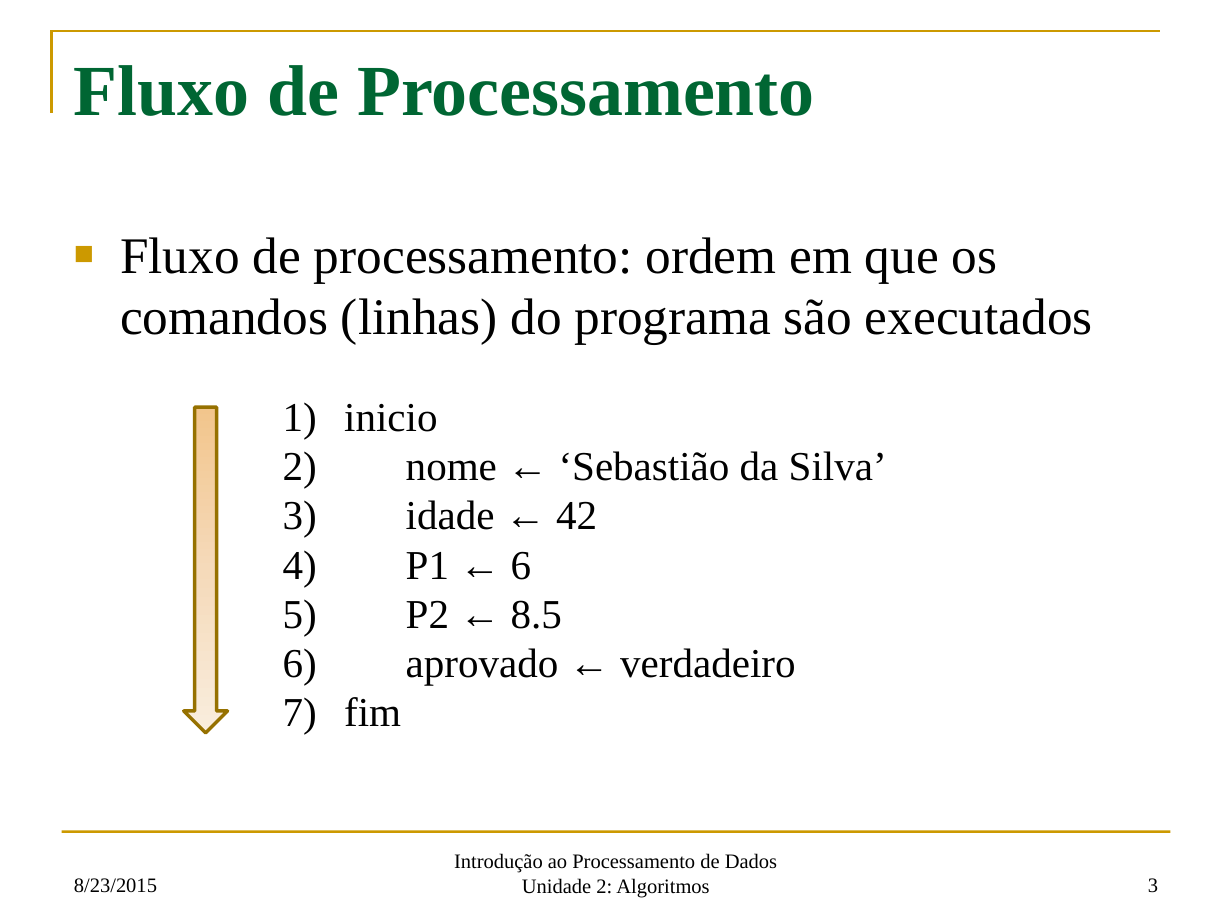
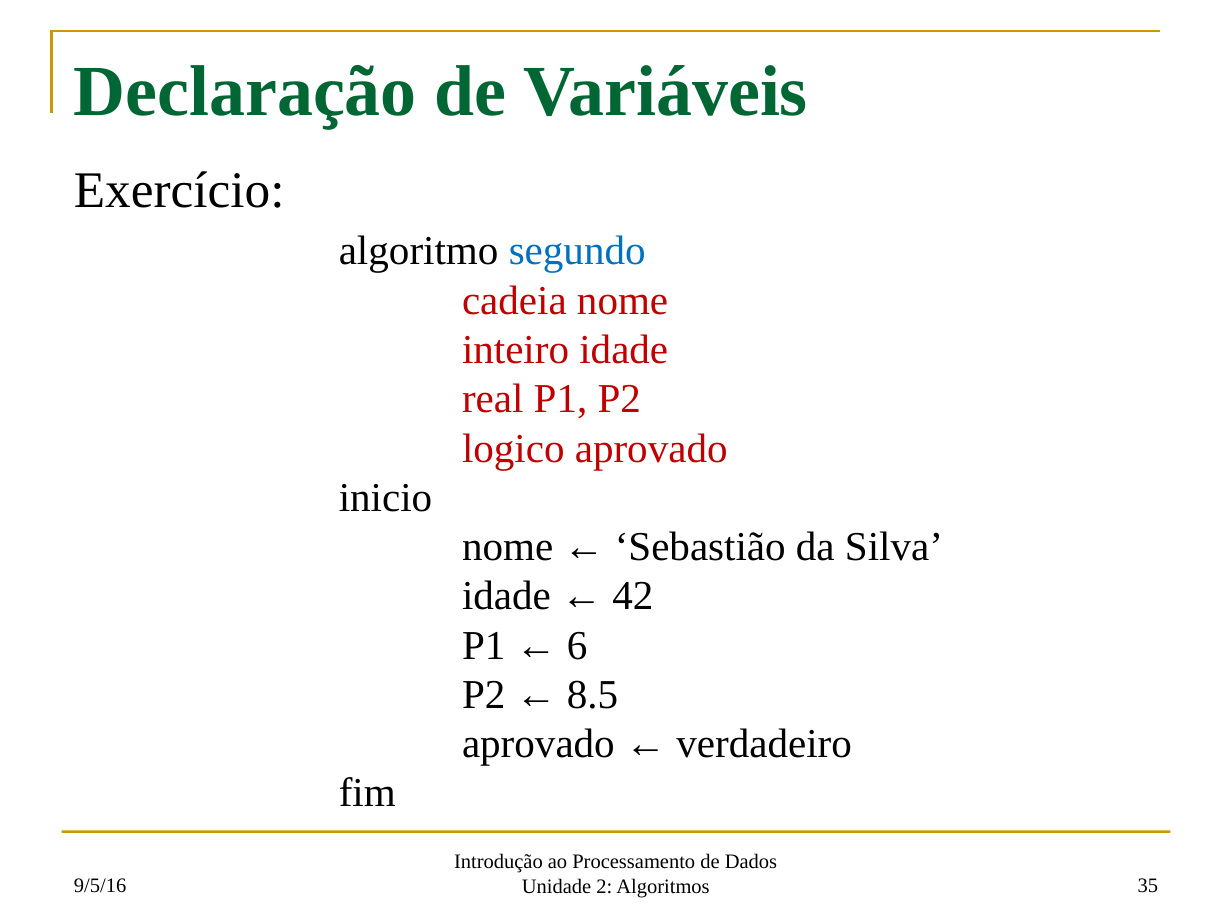
Before and after one commit to fsantanna-uerj/IPD, a slide deck: slide 35 of oficial/ipd-02.pptx (slide 3 before the commit). Drawn at 1232x924 pixels with LibreOffice and Linux fonts; fonts in the diff are those of the drawing. Boxes give left, top, right and bottom in pixels: in the first picture for what was removed or moved away, otherwise in the second. Text is boxed around its words. In the diff, an @@ line names an element or a change of style, - is before the commit and + after.

```diff
--- a/oficial/ipd-02.pptx
+++ b/oficial/ipd-02.pptx
@@ title at bbox=[74, 65, 808, 129]: text changed @@
-Fluxo de Processamento
+Declaração de Variáveis
@@ text at bbox=[74, 171, 285, 208]: text changed @@
-■ Fluxo de processamento: ordem em que os comandos (linhas) do programa são executados
+Exercício:
@@ text "algoritmo segundo": place and size @@
-text "algoritmo segundo" at bbox=[344, 404, 887, 726]
+text "algoritmo segundo" at bbox=[339, 235, 943, 806]
@@ text at bbox=[339, 235, 728, 469]: paragraphs added @@
+algoritmo segundo
+cadeia nome
+inteiro idade
+real P1, P2
+logico aprovado
@@ down arrow removed at bbox=[184, 408, 228, 733] @@
@@ text at bbox=[339, 484, 943, 806]: bullet 1) to none @@
@@ text at bbox=[74, 878, 126, 893]: text changed @@
-8/23/2015
+9/5/16
@@ page number at bbox=[1138, 878, 1158, 893]: text changed @@
-3
+35
```
Also in this commit, not shown: 7 other slides changed, 38 slides added, 14 slides removed, 5 other files.
